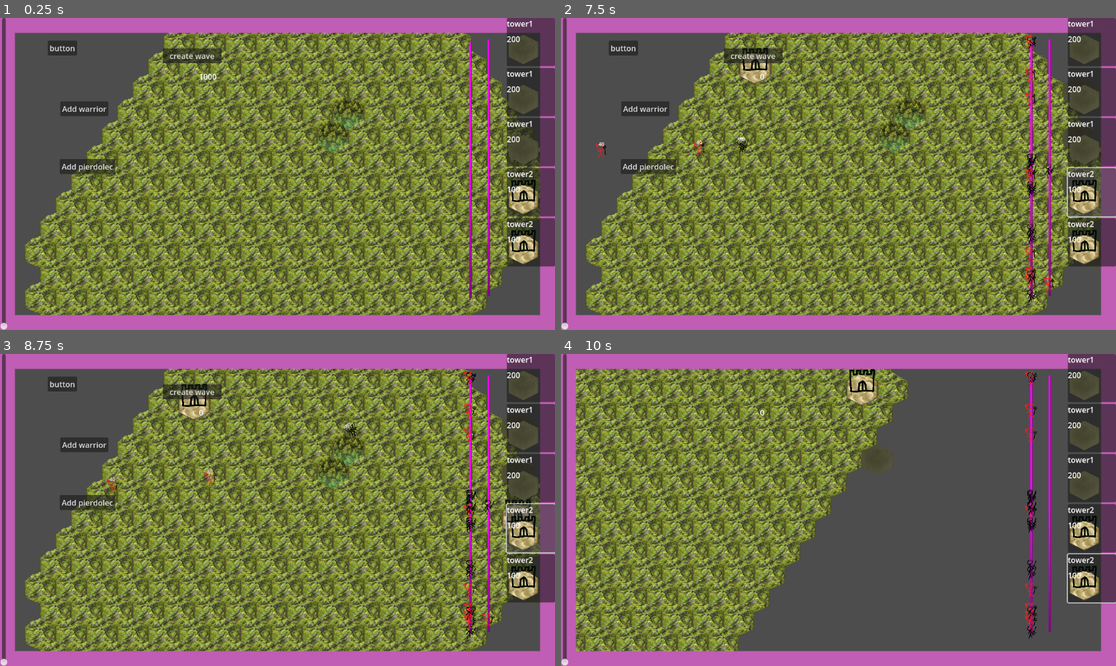
Above: before the commit, frames 1-4 (two rows, left to right).
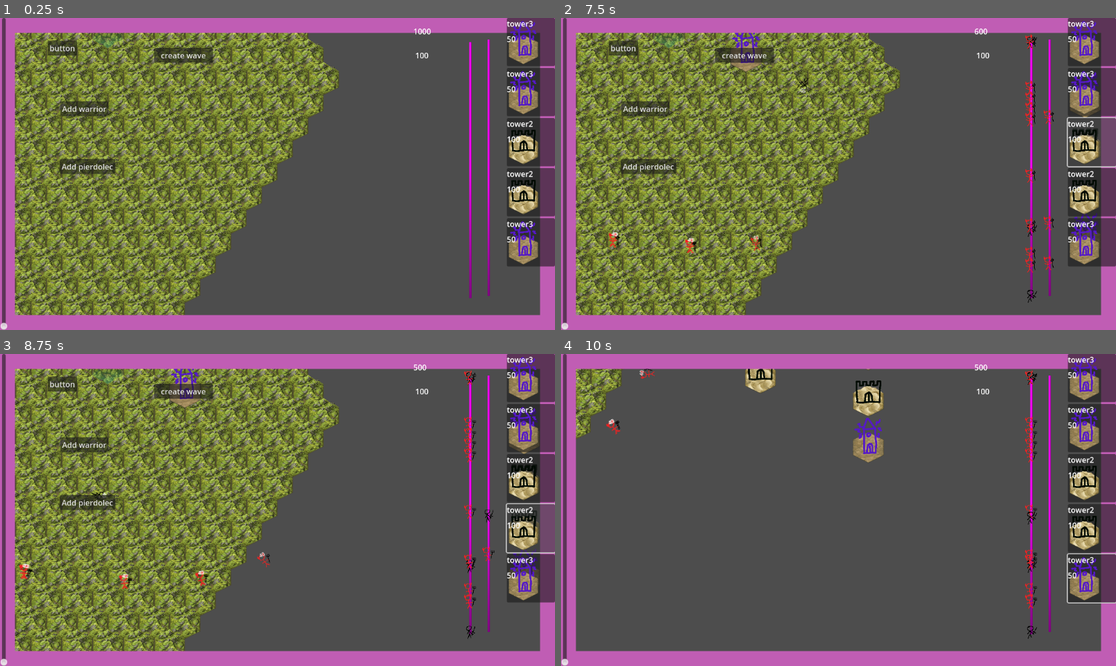
Above: after the commit, the same moments.

Repository: qazplmqazpl/TDtest
Game: Godot game, scene res://Scenes/Main/main.tscn
Two runs of this game, one before a commit and one after it. Both use one fixed random seed, a clock stepped at 60 frames per second and the inputs below.
Inputs (mouse positions are in pixels of both pictures, inside the frame that each line leads up to):
- Up to frame 1 (0.25 s): no input
- Up to frame 2 (7.5 s): click "tower1" (after the commit: "tower3") at 0.5 s; click (1093, 92) at 1.25 s, where only the run after the commit has a clickable "tower3"; click (1093, 242) at 2 s, where only the run after the commit has a clickable "tower3"; click "create wave" at 2.75 s; click "button" at 3.5 s; click "Add warrior" at 4.25 s; click "Add pierdolec" at 5 s; click (1093, 92) at 5.75 s, where only the run before the commit has a clickable "tower1"; click (1093, 142) at 6.5 s, where only the run before the commit has a clickable "tower1"; click "tower2" at 7.25 s
- Up to frame 3 (8.75 s): click "tower2" at 8 s
- Up to frame 4 (10 s): move the mouse to (960, 494) at 8.77 s; hold Right (ui_right) 8.78-9.53 s; click (960, 494) at 8.85 s; move the mouse to (727, 525) at 9.52 s; hold Down (ui_down) from 9.53 s (still down); right-click (727, 525) at 9.6 s

The runs differ from the first frame. In frame 1, 69% of the frame differs, in the area x 2-98%, y 0-96%; in frame 2, 69%, in the area x 2-100%, y 0-96%; in frame 3, 69%; in frame 4, 41%.

Commit message:
Bunch of small changes

Diff:
--- a/Scenes/Data/datatowers.gd
+++ b/Scenes/Data/datatowers.gd
@@ -26,5 +26,18 @@
 		"cooldown" : 0.5,
 		"atlascoords" : Vector2i(0,2),
 		"texturepath" : ""
-	}
+	},
+	"tower3" : {
+		"name" : "tower3",
+		"price" : 50,
+		"dangerprice" : 5,
+		"id" : 2,
+		"range" : 400,
+		"speed" : 5.0,
+		"damage" : 5,
+		"projectilespeed" : 60,
+		"cooldown" : 0.5,
+		"atlascoords" : Vector2i(0,3),
+		"texturepath" : ""
+		}
 }
--- a/Scenes/Data/globals.gd
+++ b/Scenes/Data/globals.gd
@@ -5,4 +5,5 @@
 var currentMap : Node2D
 var hud : Control
 var currentgold := 1000
+var currenthp := 100
 var cursormode := 0 # 0normal/ 1selectingtowerplacement
--- a/Scenes/Main/Enemies/Enemy.gd
+++ b/Scenes/Main/Enemies/Enemy.gd
@@ -7,6 +7,8 @@
 
 func set_hp(setval):
 	hp = setval
+	if hp<=0:
+		queue_free()
 	$Labelhp.set_text(str(hp))
 
 func get_hp():
--- /dev/null
+++ b/Scenes/Main/enemy_path_end.gd
@@ -0,0 +1,10 @@
+extends Area2D
+
+
+
+
+func _on_area_entered(area: Area2D) -> void:
+	if area.get_parent() is Enemy:
+		#print("Enemy path end ", area.get_parent())
+		area.get_parent().queue_free()
+	pass # Replace with function body.
--- /dev/null
+++ b/Scenes/Main/labellife.gd
@@ -0,0 +1,4 @@
+extends Label
+
+func _ready() -> void:
+	text = (str(Globals.currenthp))
--- a/Scenes/Main/main.tscn
+++ b/Scenes/Main/main.tscn
@@ -10,11 +10,13 @@
 [ext_resource type="Script" uid="uid://ckngeqqamrkom" path="res://Scenes/Main/labelgold.gd" id="7_xlvfx"]
 [ext_resource type="Script" uid="uid://chkapw0djfpl3" path="res://Scenes/Main/towermenu.gd" id="8_y3v7k"]
 [ext_resource type="Script" uid="uid://chgyl4vh1sxyu" path="res://Scenes/Main/ui.gd" id="9_hfg1r"]
+[ext_resource type="Script" uid="uid://rv3sifrqh5ad" path="res://Scenes/Main/labellife.gd" id="10_6t3k2"]
 [ext_resource type="Script" uid="uid://cjnv37vjxco5b" path="res://Scenes/Main/wavevisualization.gd" id="10_imbg2"]
+[ext_resource type="Script" uid="uid://w6qxt11kt7y0" path="res://Scenes/Main/enemy_path_end.gd" id="12_4e4y2"]
 
 [sub_resource type="Curve2D" id="Curve2D_lixft"]
 _data = {
-"points": PackedVector2Array(0, 0, 0, 0, -574, 51, -20.683, 241.524, 20.683, -241.524, 299, -128, 113.636, -96.3636, -113.636, 96.3636, -89, -234, 0, 0, 0, 0, -27, 121, 0, 0, 0, 0, 601, 37)
+"points": PackedVector2Array(0, 0, 0, 0, -286, 9, -20.683, 241.524, 20.683, -241.524, 299, -128, 113.636, -96.3636, -113.636, 96.3636, -89, -234, 0, 0, 0, 0, -27, 121, 0, 0, 0, 0, 758, 52)
 }
 point_count = 5
 
@@ -54,16 +56,21 @@
 
 [sub_resource type="PlaceholderTexture2D" id="PlaceholderTexture2D_imbg2"]
 
+[sub_resource type="RectangleShape2D" id="RectangleShape2D_6t3k2"]
+size = Vector2(100, 100)
+
 [node name="Main" type="Node2D"]
 script = ExtResource("1_1r6ip")
 metadata/_edit_horizontal_guides_ = [-250.0]
+metadata/_edit_lock_ = true
 
 [node name="Camera2D" type="Camera2D" parent="."]
 anchor_mode = 0
 script = ExtResource("2_hryqi")
+metadata/_edit_lock_ = true
 
 [node name="Level" type="Node2D" parent="."]
-position = Vector2(467, 217)
+metadata/_edit_lock_ = true
 
 [node name="Layer0" type="TileMapLayer" parent="Level"]
 use_parent_material = true
@@ -71,8 +78,10 @@
 tile_map_data = PackedByteArray("AAAFAP//IgAFAAAAAAAEAAAAIgAFAAAAAAAEAAEAIgAFAAAAAAAFAP7/IgAFAAAAAAAGAP7/IgAFAAAAAAAGAP …(5024 unchanged characters)…
 tile_set = ExtResource("2_qw60k")
 script = ExtResource("3_5yls4")
+metadata/_edit_lock_ = true
 
 [node name="Path2D" type="Path2D" parent="Level"]
+position = Vector2(331, 443)
 curve = SubResource("Curve2D_lixft")
 script = ExtResource("3_qw60k")
 metadata/_edit_lock_ = true
@@ -81,13 +90,15 @@
 scale = Vector2(0.25, 0.25)
 tile_set = SubResource("TileSet_xlvfx")
 script = ExtResource("6_2a143")
+metadata/_edit_lock_ = true
 
 [node name="ButtonCreateWave" type="Button" parent="Level"]
-offset_left = -129.0
-offset_top = -154.0
-offset_right = -7.0
-offset_bottom = -129.0
+offset_left = 320.0
+offset_top = 62.0
+offset_right = 442.0
+offset_bottom = 93.0
 text = "create wave"
+metadata/_edit_lock_ = true
 
 [node name="Start" type="Button" parent="."]
 offset_left = 99.0
@@ -95,6 +106,7 @@
 offset_right = 160.0
 offset_bottom = 78.0
 text = "button"
+metadata/_edit_lock_ = true
 
 [node name="Add warior" type="Button" parent="."]
 offset_left = 125.0
@@ -102,6 +114,7 @@
 offset_right = 225.0
 offset_bottom = 204.0
 text = "Add warrior"
+metadata/_edit_lock_ = true
 
 [node name="Add pierdolec" type="Button" parent="."]
 offset_left = 124.0
@@ -109,6 +122,7 @@
 offset_right = 239.0
 offset_bottom = 324.0
 text = "Add pierdolec"
+metadata/_edit_lock_ = true
 
 [node name="CanvasLayer" type="CanvasLayer" parent="."]
 
@@ -121,11 +135,18 @@
 
 [node name="Labelgold" type="Label" parent="CanvasLayer/UI"]
 layout_mode = 0
-offset_left = 413.0
-offset_top = 110.0
-offset_right = 453.0
-offset_bottom = 133.0
+offset_left = 858.0
+offset_top = 16.0
+offset_right = 898.0
+offset_bottom = 39.0
 script = ExtResource("7_xlvfx")
+
+[node name="Labellife" type="Label" parent="CanvasLayer/UI"]
+offset_left = 862.0
+offset_top = 66.0
+offset_right = 902.0
+offset_bottom = 89.0
+script = ExtResource("10_6t3k2")
 
 [node name="Wavevisualization" type="Node2D" parent="CanvasLayer/UI"]
 position = Vector2(974, 50)
@@ -164,6 +185,15 @@
 centered = false
 metadata/_edit_lock_ = true
 
+[node name="EnemyPathEnd" type="Area2D" parent="."]
+position = Vector2(1050, 449)
+script = ExtResource("12_4e4y2")
+
+[node name="CollisionShape2D" type="CollisionShape2D" parent="EnemyPathEnd"]
+position = Vector2(53, 53)
+shape = SubResource("RectangleShape2D_6t3k2")
+metadata/_edit_lock_ = true
+
 [connection signal="enemyaddedsignal" from="Level/Path2D" to="CanvasLayer/UI/Wavevisualization" method="_enemy_added"]
 [connection signal="enemyaddedsignal" from="Level/Path2D" to="CanvasLayer/UI/Wavevisualization" method="_on_path_2d_enemyaddedsignal"]
 [connection signal="wavesentsignal" from="Level/Path2D" to="CanvasLayer/UI/Wavevisualization" method="_wave_sent"]
@@ -171,3 +201,4 @@
 [connection signal="pressed" from="Start" to="Level/Path2D" method="_on_start_button_pressed"]
 [connection signal="pressed" from="Add warior" to="Level/Path2D" method="_on_warrior_button_pressed"]
 [connection signal="pressed" from="Add pierdolec" to="Level/Path2D" method="_on_pierdolec_button_pressed"]
+[connection signal="area_entered" from="EnemyPathEnd" to="EnemyPathEnd" method="_on_area_entered"]
Not shown, added: Scenes/Main/enemy_path_end.gd.uid
Not shown, added: Scenes/Main/labellife.gd.uid
Not shown: 1 places in Scenes/Main/main.tscn that only renumber resources
